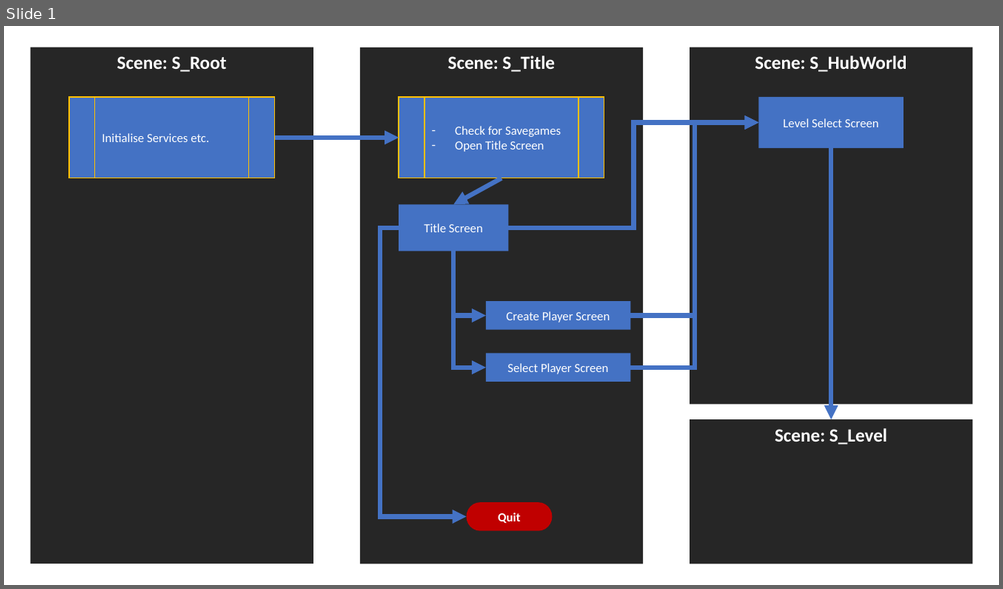
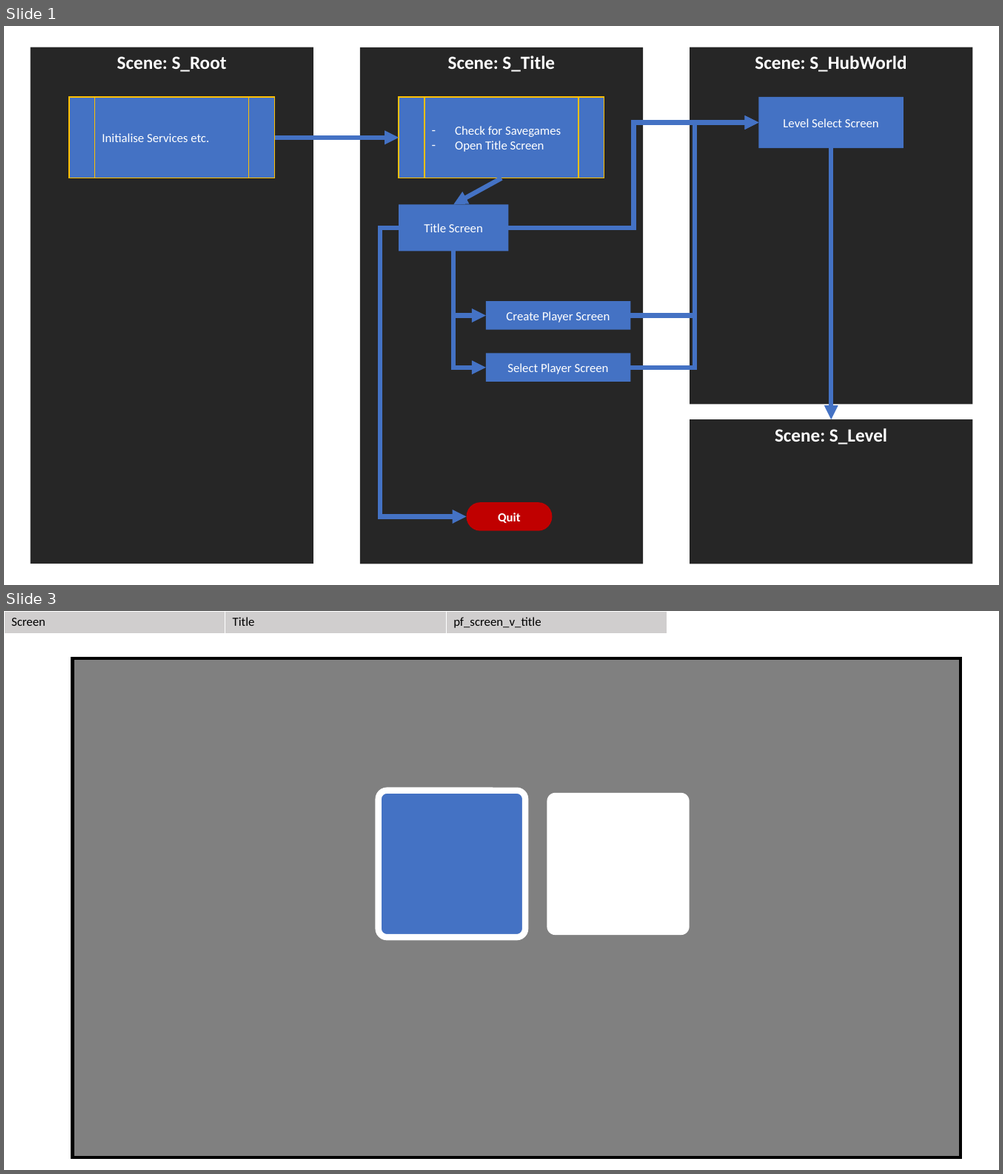
Before and after one commit to SMaleck/kid-game, a slide deck: Docs/Flow.pptx. Shown one above the other, each under a label of ours: slide 1 before the commit, slides 1 and 3 after it; the slides between them are not shown. The pictures are 1003x589 and 1003x1174 pixels, drawn with LibreOffice and Linux fonts; fonts in the diff are those of the drawing. Boxes give left, top, right and bottom in pixels: in the first picture for what was removed or moved away, otherwise in the second. Text is boxed around its words. In the diff, an @@ line names an element or a change of style, - is before the commit and + after.

```diff
--- a/Docs/Flow.pptx
+++ b/Docs/Flow.pptx
@@ slide 3 added at (4, 611, 999, 1170), background #FFFFFF @@
@@ table added at (4, 611, 666, 633), 1 rows, 3 columns @@
+Screen | Title | pf_screen_v_title
@@ rectangle added at (73, 659, 961, 1158), fill #808080, outline #000000 3 pt @@
@@ rounded rectangle added at (378, 791, 526, 938), fill #4472C4, outline #FFFFFF 6 pt @@
@@ rounded rectangle added at (547, 793, 690, 936), fill #FFFFFF @@
```
Also in this commit, not shown: 1 other slide added, 1 slide removed, 7 other files.
